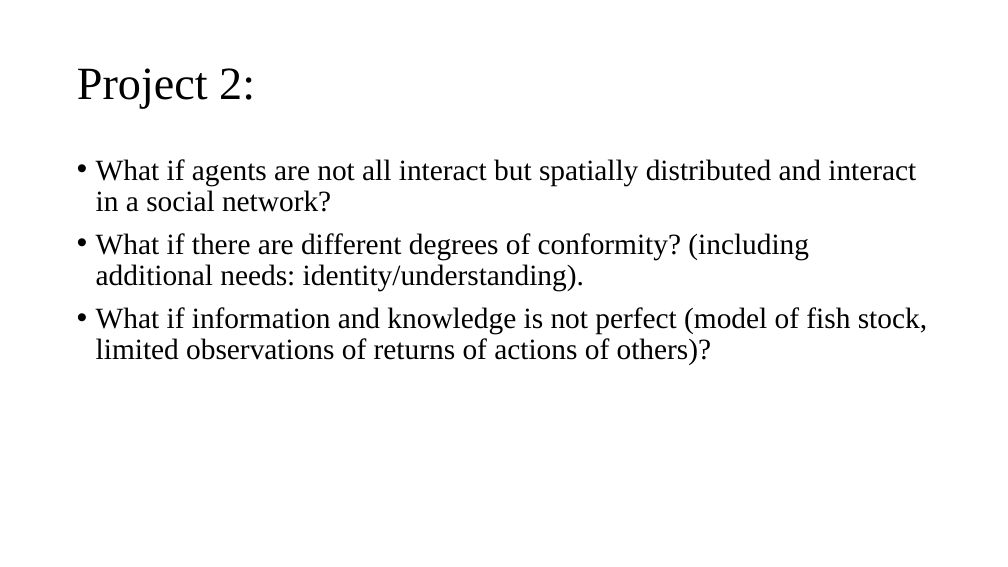
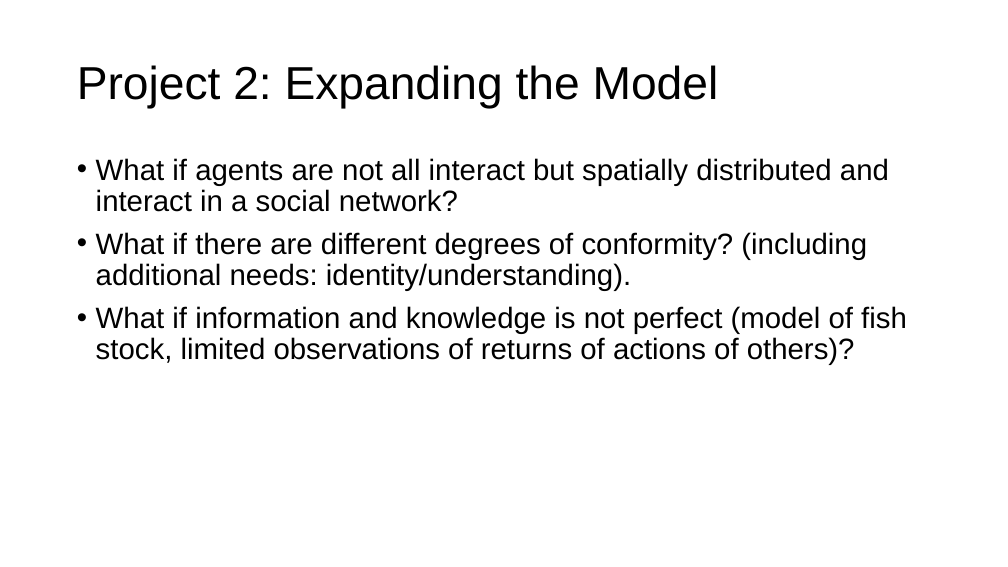
Before and after one commit to ruiqing369/Lakeland, a slide deck: slide 4 of Lakeland Presentation.pptx. Drawn at 1008x567 pixels with LibreOffice and Linux fonts; fonts in the diff are those of the drawing. Boxes give left, top, right and bottom in pixels: in the first picture for what was removed or moved away, otherwise in the second. Text is boxed around its words. In the diff, an @@ line names an element or a change of style, - is before the commit and + after.

```diff
--- a/Lakeland Presentation.pptx
+++ b/Lakeland Presentation.pptx
@@ title at [77,65,719,109]: text changed; font Times New Roman to Arial @@
-Project 2:
+Project 2: Expanding the Model
@@ text "What if agents are not ..." at [96,158,907,365]: font Times New Roman to Arial @@
```
Also in this commit, not shown: 3 other slides changed, 12 slides added, 2 slides removed, 1 other file.
